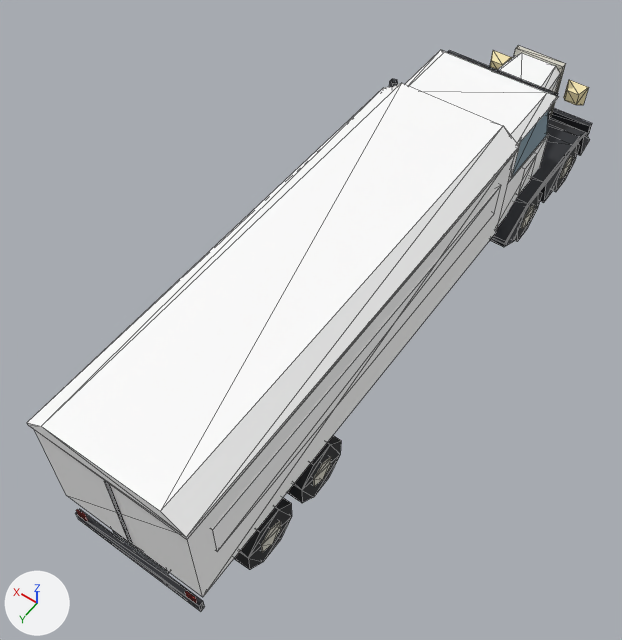
Before and after pictures for a commit that changed the glTF model public/models/heavy_truck.glb.
One viewpoint serves both versions: a 50 mm lens placed at (-4.65, 8.41, 11.95), pointed at (0.36, 1.4, 0.94). Arrows for +X, +Y and +Z are at lower left; the lights stay in place. The picture after the commit comes second. Mesh edges are drawn as thin lines. Vertices at exactly the same position are counted once.

The scene before the commit, as lines of its bpy script (objects in view):
```python
me_model = bpy.data.meshes.new('model')
me_model.from_pydata(...)  # 326 vertices, 532 faces; spans x -1.35..1.35, y -6.0..6.0, z 0.0..3.3
me_model.materials.append(mat_v_black)  # dark grey #2a2c31
me_model.materials.append(mat_v_chrome)  # light grey #d8d5c8
me_model.materials.append(mat_lamp)  # beige #f8e9b4
me_model.materials.append(mat_body)  # white #ffffff
me_model.materials.append(mat_v_tyre)  # black #1f2023
me_model.materials.append(mat_v_glass)  # greyish blue #7f96a3
me_model.materials.append(mat_second)  # white #ffffff
me_model.materials.append(mat_v_frame)  # dark grey #3a3d42
me_model.materials.append(mat_cargo)  # white #ffffff
me_model.materials.append(mat_tail)  # red #b3261e
ob_model = bpy.data.objects.new('model', me_model)
ob_model.location = (0.0, 0.0, 0.0)
```
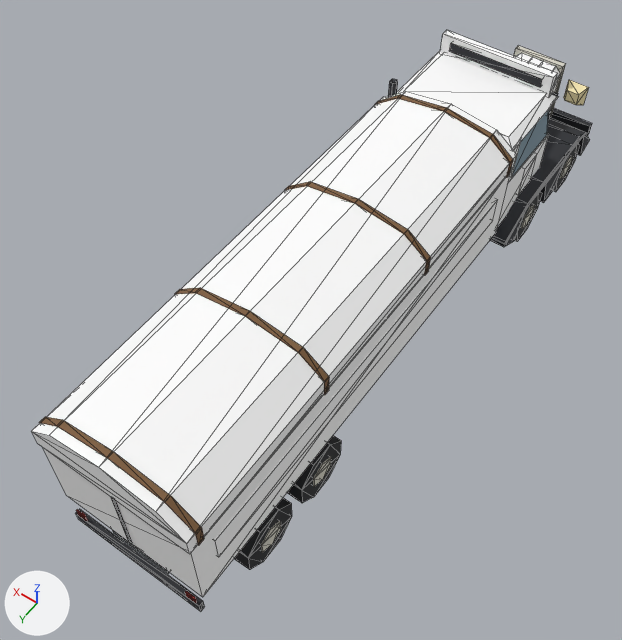
Diff of the bpy script that builds the scene:
```diff
--- a/public/models/heavy_truck.glb.py
+++ b/public/models/heavy_truck.glb.py
@@ mat_v_wood2 @@
+mat_v_wood2 = principled_material('v_wood2')
+mat_v_wood2.base_color = (0.209, 0.109, 0.0452)  # brown #7e5d3c
+mat_v_wood2.roughness = 0.8
@@ me_model @@
 # used by ob_model
-me_model.from_pydata(...)  # 326 vertices, 532 faces; spans x -1.35..1.35, y -6.0..6.0, z 0.0..3.3
+me_model.from_pydata(...)  # 408 vertices, 668 faces; spans x -1.35..1.35, y -6.0..6.0, z 0.0..3.34
+# me_model part 1: a new loose piece, a box spanning x -0.86..0.86, y -3.57..-3.41, z 3.07..3.23, in mat_v_black (dark grey #2a2c31)
+# me_model part 2: a new loose piece, a box spanning x -1.04..1.04, y -3.56..-3.42, z 2.94..3.34, in mat_second (white #ffffff)
+# me_model part 3: a new loose piece, a box spanning x -1.24..1.24, y -1.53..5.6, z 1.72..2.21, in mat_second (white #ffffff)
+# me_model part 4: the loose piece of 12 vertices spanning x -1.25..1.25, y -1.91..6.0, z 3.0..3.3 is rebuilt with 14 vertices and now spans x -1.24..1.24, y -1.91..6.0, z 2.58..3.3
+# me_model part 5: a new loose piece of 14 vertices spanning x -1.25..1.25, y -1.77..-1.67, z 2.58..3.31, in mat_v_wood2 (brown #7e5d3c)
+# me_model part 6: a new loose piece of 14 vertices spanning x -1.25..1.25, y 0.74..0.84, z 2.58..3.31, in mat_v_wood2 (brown #7e5d3c)
+# me_model part 7: a new loose piece of 14 vertices spanning x -1.25..1.25, y 3.25..3.35, z 2.58..3.31, in mat_v_wood2 (brown #7e5d3c)
+# me_model part 8: a new loose piece of 14 vertices spanning x -1.25..1.25, y 5.76..5.86, z 2.58..3.31, in mat_v_wood2 (brown #7e5d3c)
+# me_model part 9
+# 8 vertices are removed from x -1.24..1.24, y -1.53..5.6, z 1.89..2.52
+# 12 faces are deleted
+# 8 vertices in x -1.22..1.22, y -1.88..5.99, z 2.92..3.0 move by (0.0, 0.0, -0.42)
+# me_model part 10
+# 8 vertices are added at x -0.11..0.11, y -5.54..-3.75, z 1.99..2.13
+# 12 new faces join them, mat_second (white #ffffff)
 me_model.materials.append(mat_v_black)
@@ me_model @@
 me_model.materials.append(mat_tail)
+me_model.materials.append(mat_v_wood2)  # brown #7e5d3c
```

Changed parts and their boxes (x1, y1, x2, y2) in the pictures (622 x 640 px):
'model', reshaped
    before: (27, 45, 592, 611)
    after: (32, 30, 592, 611)
part 1 of me_model, added
    after: (450, 43, 542, 87)
part 2 of me_model, added
    after: (440, 30, 558, 98)
part 3 of me_model, added
    after: (214, 199, 498, 557)
part 4 of me_model, rebuilt
    before: (27, 83, 519, 540)
    after: (32, 91, 516, 554)
part 5 of me_model, added
    after: (375, 94, 513, 178)
part 6 of me_model, added
    after: (285, 182, 431, 275)
part 7 of me_model, added
    after: (175, 288, 329, 395)
part 8 of me_model, added
    after: (39, 417, 204, 545)
part 9 of me_model, built on
    before: (34, 154, 515, 597)
    after: (43, 172, 511, 597)
part 10 of me_model, added
    after: (528, 57, 543, 66)
